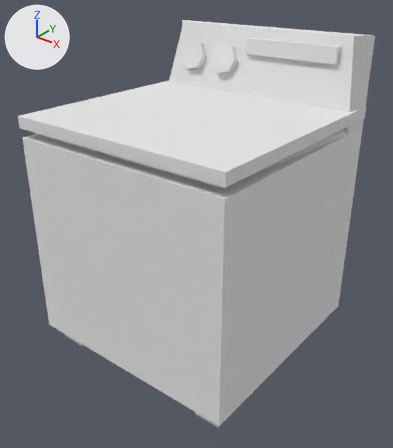
What one commit did to the FBX model Assets/Izzy/IzzyAssets/fbx models/washing_machine.fbx.
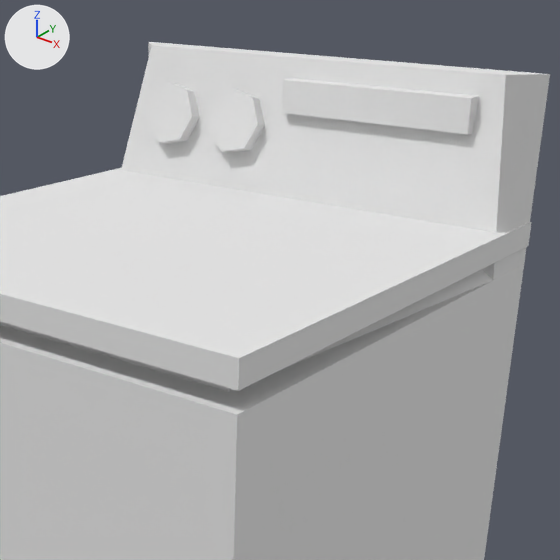
Old and new are each drawn whole from a 50 mm camera at (5.143, -1.441, 1.365) aimed at (4.021, -0.039, 0.495) and again close up on the part from 28% to 97% of the width and 0% to 60% of the height. Every picture has the same lights, and +X, +Y and +Z are marked at upper left. Where no turn or scale is listed for an object, it has been applied to the vertices.

The scene before the commit, as lines of its bpy script (objects in view):
```python
me_oven_washing = bpy.data.meshes.new('oven_washing')
me_oven_washing.from_pydata(...)  # 100 vertices, 97 faces; spans x -0.42..0.422, y -0.427..0.411, z 0.0..1.139
# faces by material slot: [24, 47, 26]
me_oven_washing.materials.append(mat_initialshadinggroup)  # its picture is missing
me_oven_washing.materials.append(mat_lambert5sg)  # white #e7e7e7
me_oven_washing.materials.append(mat_lambert4sg)  # its picture is missing
ob_washing_machine = bpy.data.objects.new('washing_machine', me_oven_washing)
ob_washing_machine.location = (4.0, 0.0, 0.0)
```
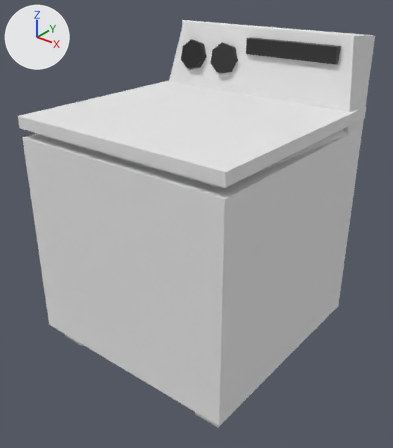
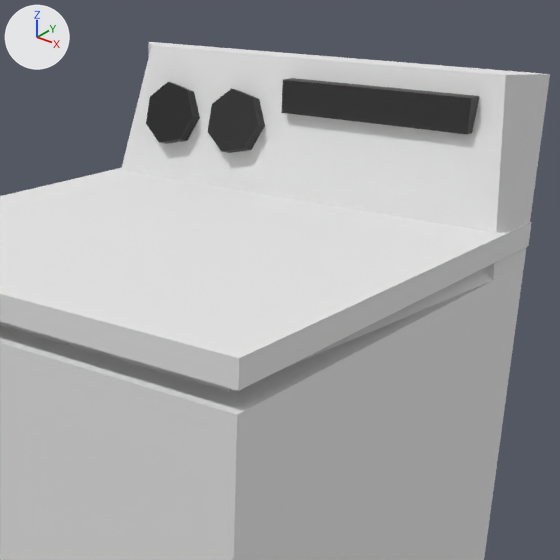
The newer file is also turned or shifted as a whole; pictures and numbers use the older file's frame.

Location of each change, (x1, y1, x2, y2) in pixels of the close-ups (560 x 560 px):
part 1 of me_oven_washing, recoloured (white to black): (146, 82, 200, 144) in both
part 2 of me_oven_washing, recoloured (white to black): (208, 89, 265, 153) in both
part 3 of me_oven_washing, recoloured (white to black): (281, 78, 478, 134) in both
part 4 of me_oven_washing, recoloured: (468, 96, 480, 134) in both

The change in detail:
Picture 'oven_washing_lambert4SG_BaseColor.png' (img_oven_washing_lambert4sg_basecolor_png) is new.
Picture 'oven_washing_initialShadingGroup_BaseColor.png' (img_oven_washing_initialshadinggroup_basecolor_png) is new.
Material 'Material.001' (mat_material_001) is new.
Its texture is img_oven_washing_lambert4sg_basecolor_png.
Material 'Material' (mat_material) is new.
Its texture is img_oven_washing_initialshadinggroup_basecolor_png.
me_oven_washing has 100 vertices, 97 faces and spans x -0.42..0.422, y -0.427..0.411, z 0.0..1.139.
me_oven_washing is used by ob_washing_machine; location (4.0, 0.0, 0.0).
me_oven_washing part 1: 14 of the faces centred in x -0.335..-0.235, y 0.301..0.336, z 0.973..1.071 switch from mat_lambert5sg (white #e7e7e7) to mat_material_001 (picture img_oven_washing_lambert4sg_basecolor_png).
me_oven_washing part 2: 29 of the faces centred in x -0.317..-0.031, y 0.301..0.347, z 0.973..1.076 switch from mat_lambert5sg (white #e7e7e7) to mat_material (picture img_oven_washing_initialshadinggroup_basecolor_png).
me_oven_washing part 3: 3 of the faces centred in x 0.15, y 0.322..0.347, z 1.048..1.104 switch from mat_lambert5sg (white #e7e7e7) to mat_material (picture img_oven_washing_initialshadinggroup_basecolor_png).
me_oven_washing part 4: 1 of the faces centred in x 0.33, y 0.347, z 1.076 switch from mat_lambert5sg (white #e7e7e7) to mat_material (picture img_oven_washing_initialshadinggroup_basecolor_png).
